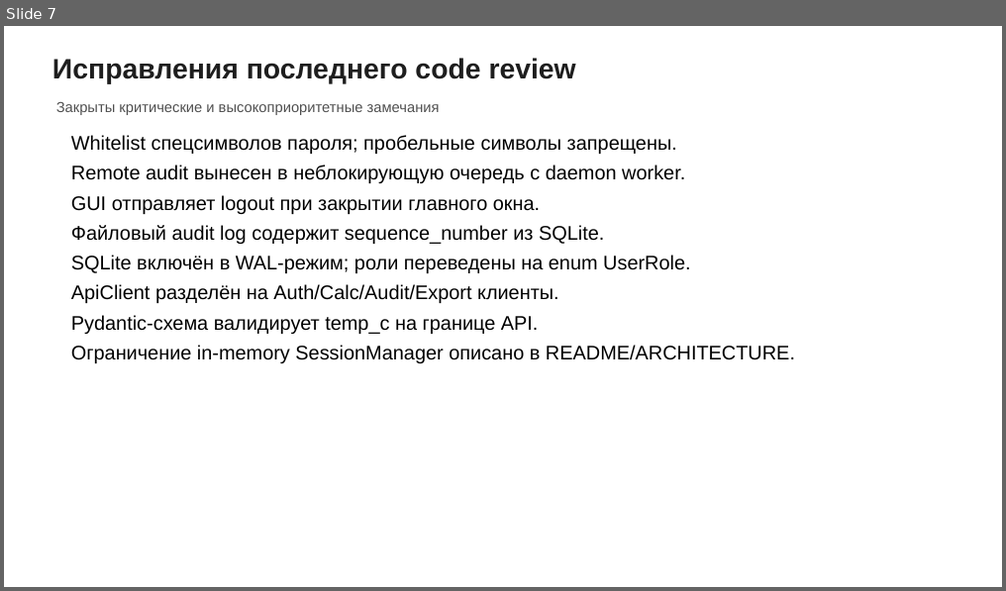
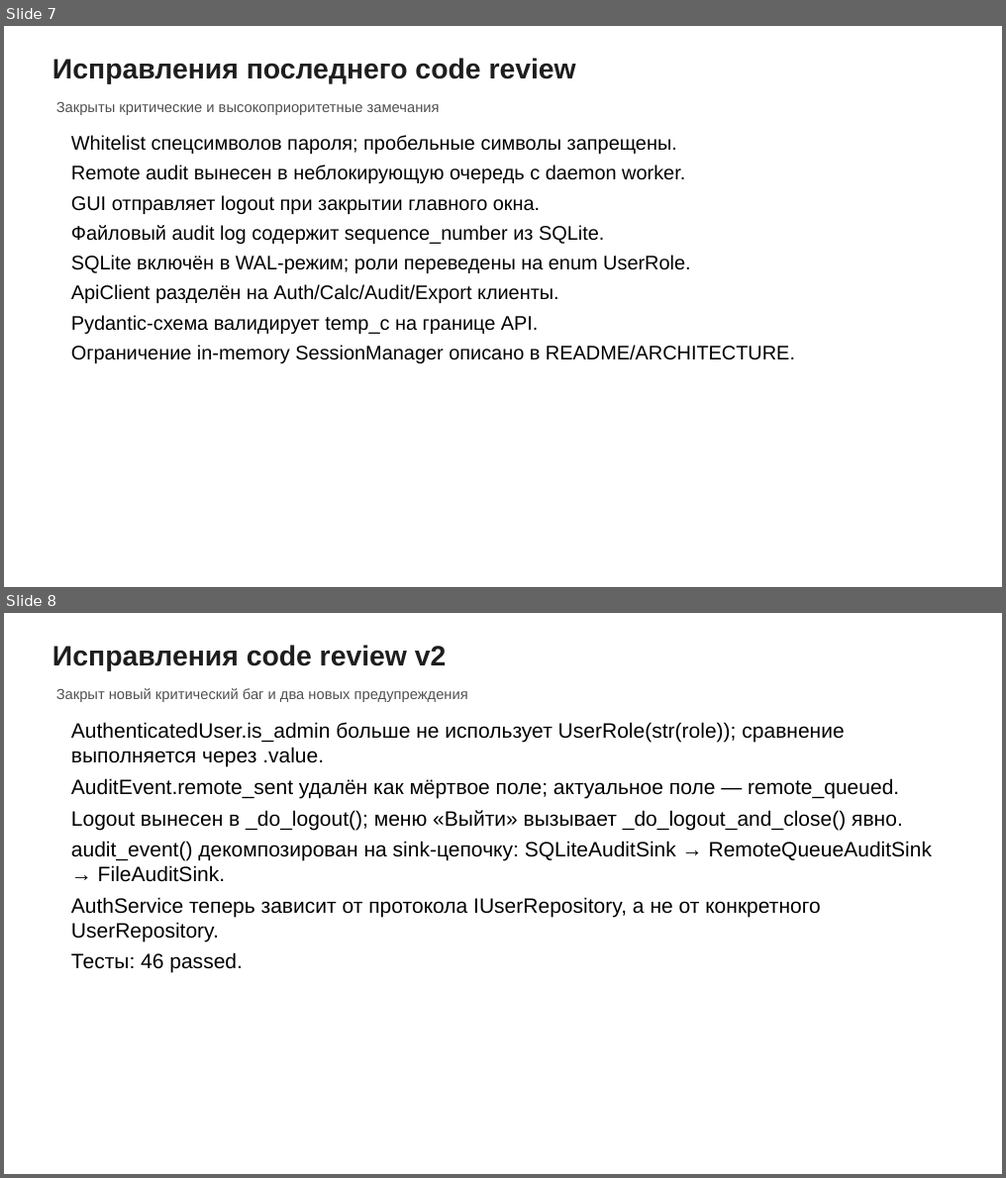
Before and after one commit to romatekanov94971-code/km3, a slide deck: docs/presentation/architecture_overview.pptx. Shown one above the other, each under a label of ours: slide 7 before the commit, slides 7 and 8 after it. The pictures are 1006x591 and 1006x1178 pixels, drawn with LibreOffice and Linux fonts; fonts in the diff are those of the drawing. Boxes give left, top, right and bottom in pixels: in the first picture for what was removed or moved away, otherwise in the second. Text is boxed around its words. In the diff, an @@ line names an element or a change of style, - is before the commit and + after.

```diff
--- a/docs/presentation/architecture_overview.pptx
+++ b/docs/presentation/architecture_overview.pptx
@@ slide 8 added at box(4, 613, 1002, 1174), background #FFFFFF @@
@@ text added at box(53, 645, 447, 671), 27 pt, text #1E1E1E, bold @@
+Исправления code review v2
@@ text added at box(56, 688, 468, 702), 14 pt, text #505050 @@
+Закрыт новый критический баг и два новых предупреждения
@@ text added at box(71, 722, 933, 973), 20 pt, text #000000 @@
+AuthenticatedUser.is_admin больше не использует UserRole(str(role)); сравнение выполняется через .value.
+AuditEvent.remote_sent удалён как мёртвое поле; актуальное поле — remote_queued.
+Logout вынесен в _do_logout(); меню «Выйти» вызывает _do_logout_and_close() явно.
+audit_event() декомпозирован на sink-цепочку: SQLiteAuditSink → RemoteQueueAuditSink → FileAuditSink.
+AuthService теперь зависит от протокола IUserRepository, а не от конкретного UserRepository.
+Тесты: 46 passed.
```
Also in this commit, not shown: 1 other slide added, 15 other files.
